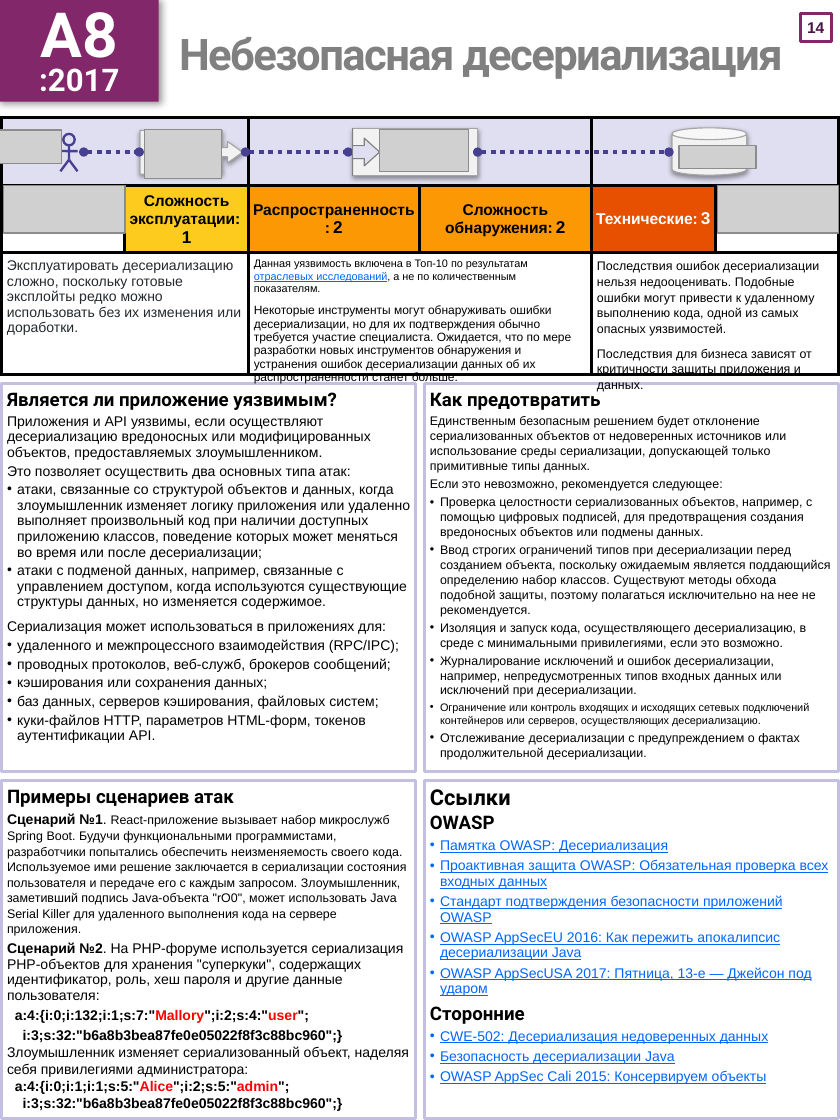
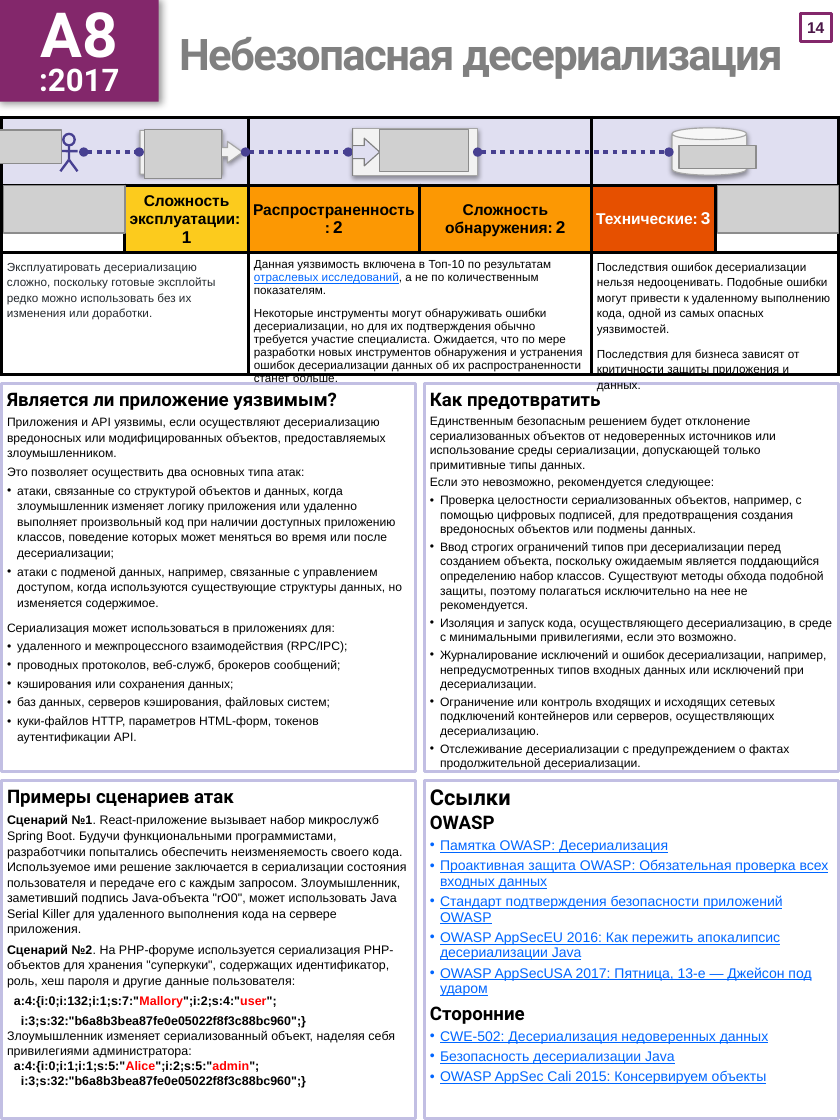
Before and after one commit to OWASP/Top10, a slide deck: slide 15 of 2017/OWASP Top 10-2017-ru.pptx. Drawn at 840x1120 pixels with LibreOffice and Linux fonts; fonts in the diff are those of the drawing; grey boxes stand for pictures. Boxes give left, top, right and bottom in pixels: in the first picture for what was removed or moved away, otherwise in the second. Text is boxed around its words. In the diff, an @@ line names an element or a change of style, - is before the commit and + after.

```diff
--- a/2017/OWASP Top 10-2017-ru.pptx
+++ b/2017/OWASP Top 10-2017-ru.pptx
@@ table at (1, 118, 839, 396) @@
@@ size 9 to 7.5 pt in "Эксплуатировать десериализацию сложно, поскольку готовые экс ..." @@
@@ size 7 to 7.5 pt in "Данная уязвимость включена в Топ-10 по результатам ..." @@
@@ size 7.7 to 7.5 pt in "Некоторые инструменты могут обнаруживать ошибки десериализац ..." @@
@@ size 8 to 7.5 pt in "Последствия ошибок десериализации нельзя недооценивать. Подо ...", "Последствия для бизнеса зависят от критичности защиты ..." @@
@@ text at (7, 417, 402, 744): size 9 to 7.8 pt @@
@@ text at (430, 416, 832, 771): size 8 to 7.8 pt in "Единственным безопасным решением будет отклонение сериализов ...", "Если это невозможно, рекомендуется следующее:", "Проверка целостности сериализованных объектов, например, с п ...", "Ввод строгих ограничений типов при десериализации перед ..." and 3 more places; size 7 to 7.8 pt in "Ограничение или контроль входящих и исходящих сетевых ..." @@
@@ text at (7, 815, 406, 1088): size 9 to 8 pt in "Сценарий №1.", "Сценарий №2. На PHP-форуме используется сериализация PHP-объ ...", "a:4:{i:0;i:132;i:1;s:7:"Mallory";i:2;s:4:"user";", "i:3;s:32:"b6a8b3bea87fe0e05022f8f3c88bc960";}" and 3 more places @@
```
Also in this commit, not shown: 9 other slides changed, 27 other files.
